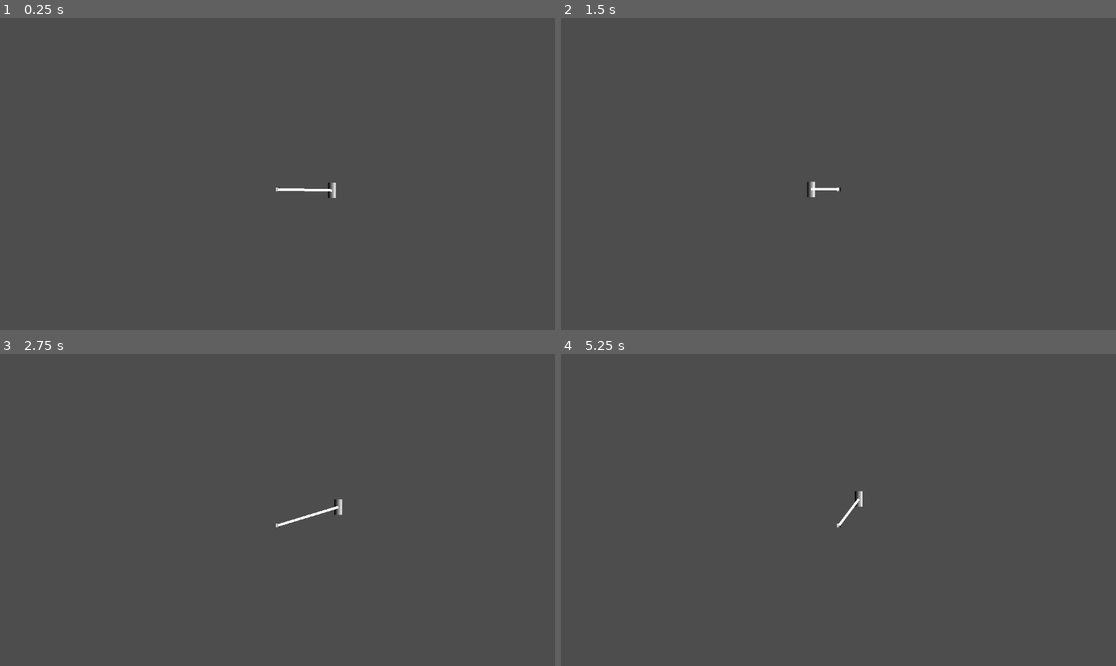
Above: before the commit, frames 1-4 (two rows, left to right).
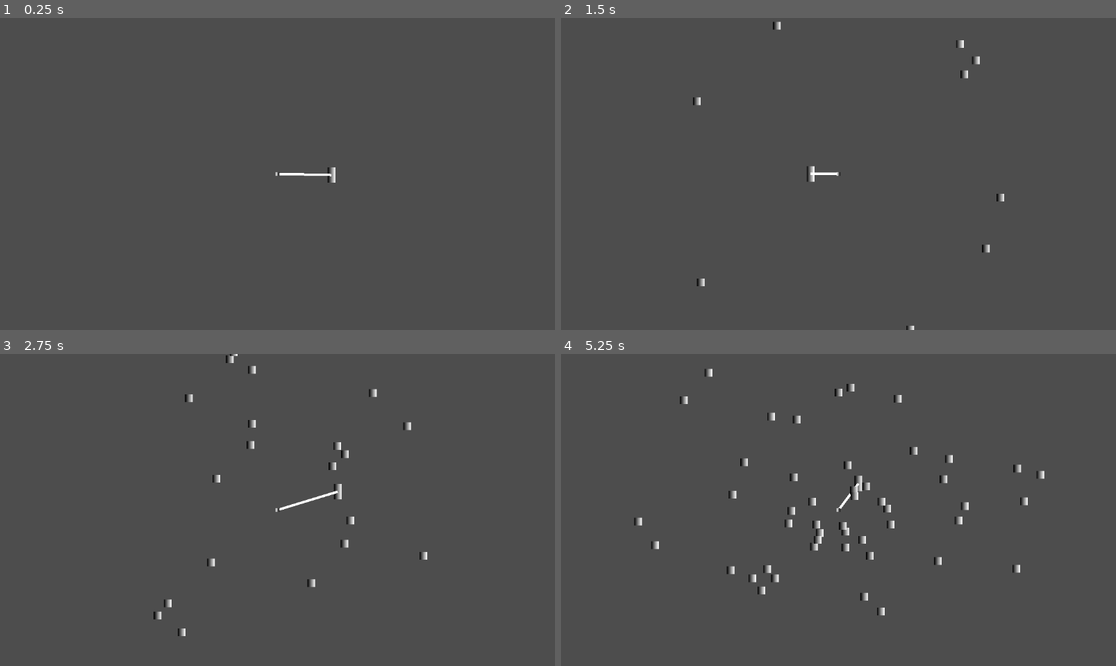
Above: after the commit, the same moments.

Repository: Blulow/majorjam
Game: Godot game, scene res://scenes/game.tscn
Two runs of this game, one before a commit and one after it. Both use one fixed random seed, a clock stepped at 60 frames per second and the inputs below.
Inputs:
- Up to frame 1 (0.25 s): no input
- Up to frame 2 (1.5 s): hold Up (up) 0.53-1.28 s; hold Right (right) from 0.53 s (still down); tap Shift (dash) at 0.6 s; tap Up (up) at 1.35 s
- Up to frame 3 (2.75 s): tap Up (up) at 1.52, 1.82 s; tap Shift (dash) at 1.55, 2.1 s; release Right (right) at 2.03 s; hold Left (left) from 2.03 s (still down); hold Up (up) from 2.03 s (still down)
- Up to frame 4 (5.25 s): release Left (left) at 2.78 s; release Up (up) at 2.78 s; hold Right (right) 2.78-4.28 s; tap Shift (dash) at 2.85, 4.35, 5.1 s; tap Up (up) at 3.02, 3.32, 4.52, 4.82 s; hold Up (up) 3.53-4.28 s; hold Left (left) 4.28-5.03 s; hold Right (right) from 5.03 s (still down); hold Up (up) from 5.03 s (still down)

The runs differ from the first frame. In frame 1, 0.3% of the frame differs, in the area x 49-61%, y 47-58%; in frame 2, 0.5%; in frame 3, 0.9%; in frame 4, 1.6%, in the area x 13-88%, y 4-84%.

Commit message:
add: enemy spawning

Diff:
--- /dev/null
+++ b/assets/resources/spawn_patterns/radial_spawn_pattern.tres
@@ -0,0 +1,6 @@
+[gd_resource type="Resource" script_class="SpawnPattern" format=3 uid="uid://bsh5qbb7ftn8g"]
+
+[ext_resource type="Script" uid="uid://bexeratng4b6f" path="res://scripts/spawners/spawn_patterns/radial_spawn_pattern.gd" id="1_g2r28"]
+
+[resource]
+script = ExtResource("1_g2r28")
--- /dev/null
+++ b/assets/resources/spawn_patterns/spawn_pattern.tres
@@ -0,0 +1,6 @@
+[gd_resource type="Resource" script_class="SpawnPattern" format=3 uid="uid://jxwy2y5o4r4g"]
+
+[ext_resource type="Script" uid="uid://cgd0ohg6xvpa" path="res://scripts/spawners/spawn_patterns/spawn_pattern.gd" id="1_ft1l5"]
+
+[resource]
+script = ExtResource("1_ft1l5")
--- a/scenes/components/grappler.tscn
+++ /dev/null
@@ -1,31 +0,0 @@
-[gd_scene format=3 uid="uid://3od4126jdilf"]
-
-[sub_resource type="GDScript" id="GDScript_rd77l"]
-script/source = "extends Node2D
-
-@export var body: Node2D
-@export var rope: Node2D
-
-func _process(delta: float) -> void:
-	if Input.is_action_just_pressed(\"shoot\"):
-		grapple()
-
-func grapple() -> void:
-	rope.get_node(\"RopeAttach\").set_rope_attach(body, get_closest_anchor())
-
-func get_closest_anchor() -> Node2D:
-	var anchors: Array[Node] = get_tree().get_nodes_in_group(\"anchors\")
-	var closest: Node2D
-
-	for a: Node2D in anchors:
-		if closest == null:
-			closest = a
-		else:
-			if a.position.distance_to(body.position) < closest.position.distance_to(body.position):
-				closest = a
-
-	return closest
-"
-
-[node name="Grappler" type="Node2D" unique_id=590189042]
-script = SubResource("GDScript_rd77l")
--- /dev/null
+++ b/scenes/components/movement/fly_towards_movement.tscn
@@ -0,0 +1,6 @@
+[gd_scene format=3 uid="uid://1aobupq5yn68"]
+
+[ext_resource type="Script" uid="uid://d11girlnvfb8u" path="res://scripts/movement/fly_towards_movement.gd" id="1_0offj"]
+
+[node name="FlyTowardsMovement" type="Node2D" unique_id=117864476]
+script = ExtResource("1_0offj")
--- /dev/null
+++ b/scenes/enemy.tscn
@@ -0,0 +1,41 @@
+[gd_scene format=3 uid="uid://bbsra1ldpwet7"]
+
+[ext_resource type="Script" uid="uid://cct6jxwkm20m" path="res://scripts/enemy.gd" id="1_4ra3w"]
+[ext_resource type="PackedScene" uid="uid://6p35ilxarqkx" path="res://scenes/components/movement/body_controller.tscn" id="1_7p1mj"]
+[ext_resource type="PackedScene" uid="uid://1aobupq5yn68" path="res://scenes/components/movement/fly_towards_movement.tscn" id="3_5uy6h"]
+[ext_resource type="Script" uid="uid://c4aawg2sg0yr4" path="res://scripts/free_on_exit.gd" id="4_5uy6h"]
+
+[sub_resource type="Gradient" id="Gradient_g2els"]
+
+[sub_resource type="GradientTexture2D" id="GradientTexture2D_8tegq"]
+gradient = SubResource("Gradient_g2els")
+width = 32
+height = 32
+
+[sub_resource type="RectangleShape2D" id="RectangleShape2D_7p1mj"]
+size = Vector2(32, 32)
+
+[node name="Enemy" type="CharacterBody2D" unique_id=1084182467]
+collision_layer = 0
+collision_mask = 0
+script = ExtResource("1_4ra3w")
+
+[node name="Sprite2D" type="Sprite2D" parent="." unique_id=1129537266]
+texture = SubResource("GradientTexture2D_8tegq")
+
+[node name="CollisionShape2D" type="CollisionShape2D" parent="." unique_id=1088048531]
+shape = SubResource("RectangleShape2D_7p1mj")
+
+[node name="BodyController" parent="." unique_id=22720870 node_paths=PackedStringArray("body") instance=ExtResource("1_7p1mj")]
+body = NodePath("..")
+gravity_on = false
+
+[node name="FlyTowardsMovement" parent="." unique_id=117864476 node_paths=PackedStringArray("body", "body_controller") instance=ExtResource("3_5uy6h")]
+body = NodePath("..")
+body_controller = NodePath("../BodyController")
+
+[node name="VisibleOnScreenNotifier2D" type="VisibleOnScreenNotifier2D" parent="." unique_id=2053085264]
+rect = Rect2(-23, -23, 46, 46)
+script = ExtResource("4_5uy6h")
+
+[connection signal="screen_exited" from="VisibleOnScreenNotifier2D" to="VisibleOnScreenNotifier2D" method="_on_screen_exited"]
--- a/scenes/game.tscn
+++ b/scenes/game.tscn
@@ -1,34 +1,51 @@
 [gd_scene format=3 uid="uid://bxuaaxvxuv5cv"]
 
-[ext_resource type="PackedScene" uid="uid://bqqj4v0fa56nd" path="res://scenes/components/rope_dash_movement.tscn" id="2_lbhrr"]
+[ext_resource type="PackedScene" uid="uid://bqqj4v0fa56nd" path="res://scenes/components/movement/rope_dash_movement.tscn" id="2_lbhrr"]
 [ext_resource type="PackedScene" uid="uid://d0qsxl5ra6nui" path="res://scenes/player.tscn" id="2_yqjtg"]
 [ext_resource type="PackedScene" uid="uid://bgmor4w06xkc5" path="res://scenes/anchor.tscn" id="3_lnu2h"]
-[ext_resource type="PackedScene" uid="uid://6p35ilxarqkx" path="res://scenes/components/body_controller.tscn" id="3_p57ef"]
+[ext_resource type="PackedScene" uid="uid://6p35ilxarqkx" path="res://scenes/components/movement/body_controller.tscn" id="3_p57ef"]
 [ext_resource type="PackedScene" uid="uid://bv44pj8q4xpe3" path="res://scenes/rope.tscn" id="4_lbhrr"]
-[ext_resource type="PackedScene" uid="uid://drnmq1qbgf1m6" path="res://scenes/components/controlled_movement.tscn" id="4_u5sy4"]
+[ext_resource type="PackedScene" uid="uid://drnmq1qbgf1m6" path="res://scenes/components/movement/controlled_movement.tscn" id="4_u5sy4"]
+[ext_resource type="PackedScene" uid="uid://bx112x7jc0xs2" path="res://scenes/spawners/enemy_spawner.tscn" id="7_gee14"]
+[ext_resource type="PackedScene" uid="uid://bbsra1ldpwet7" path="res://scenes/enemy.tscn" id="7_u5sy4"]
+[ext_resource type="PackedScene" uid="uid://10n5bnnir862" path="res://scenes/spawners/spawn_patterns/radial_spawn_pattern.tscn" id="8_gee14"]
 
 [node name="Game" type="Node2D" unique_id=1213886240]
 
 [node name="Camera2D" type="Camera2D" parent="." unique_id=3078971]
-position = Vector2(-2, -64)
 zoom = Vector2(0.5, 0.5)
 
-[node name="Player" parent="." unique_id=477849407 instance=ExtResource("2_yqjtg")]
+[node name="Arena" type="Node2D" parent="." unique_id=1321402845]
+
+[node name="Player" parent="Arena" unique_id=477849407 instance=ExtResource("2_yqjtg")]
 position = Vector2(570, -71)
 
-[node name="RopeDashMovement" parent="Player" unique_id=1115222186 node_paths=PackedStringArray("rope", "body_controller") instance=ExtResource("2_lbhrr")]
+[node name="RopeDashMovement" parent="Arena/Player" unique_id=1115222186 node_paths=PackedStringArray("rope", "body_controller") instance=ExtResource("2_lbhrr")]
 rope = NodePath("../../Rope")
 body_controller = NodePath("../BodyController")
 
-[node name="BodyController" parent="Player" unique_id=22720870 node_paths=PackedStringArray("body") instance=ExtResource("3_p57ef")]
+[node name="BodyController" parent="Arena/Player" unique_id=22720870 node_paths=PackedStringArray("body") instance=ExtResource("3_p57ef")]
 body = NodePath("..")
 
-[node name="ControlledMovement" parent="Player" unique_id=935498531 node_paths=PackedStringArray("body", "body_controller") instance=ExtResource("4_u5sy4")]
+[node name="ControlledMovement" parent="Arena/Player" unique_id=935498531 node_paths=PackedStringArray("body", "body_controller") instance=ExtResource("4_u5sy4")]
 body = NodePath("..")
 body_controller = NodePath("../BodyController")
 
-[node name="Anchor" parent="." unique_id=2015515689 instance=ExtResource("3_lnu2h")]
-
-[node name="Rope" parent="." unique_id=1075735704 node_paths=PackedStringArray("obj1", "obj2") instance=ExtResource("4_lbhrr")]
+[node name="Rope" parent="Arena" unique_id=1075735704 node_paths=PackedStringArray("obj1", "obj2") instance=ExtResource("4_lbhrr")]
 obj1 = NodePath("../Player")
 obj2 = NodePath("../Anchor")
+
+[node name="Anchor" parent="Arena" unique_id=2015515689 instance=ExtResource("3_lnu2h")]
+
+[node name="EnemySpawner" parent="." unique_id=1446661225 node_paths=PackedStringArray("pattern", "enemy_target", "arena") instance=ExtResource("7_gee14")]
+pattern = NodePath("RadialSpawnPattern")
+interval = 1.0
+count = 10
+enemy_scene = ExtResource("7_u5sy4")
+enemy_target = NodePath("../Arena/Anchor")
+arena = NodePath("../Arena")
+
+[node name="RadialSpawnPattern" parent="EnemySpawner" unique_id=688648492 node_paths=PackedStringArray("origin") instance=ExtResource("8_gee14")]
+origin = NodePath("../../Arena/Anchor")
+min_radius = 800.0
+max_radius = 900.0
--- a/scenes/rope.tscn
+++ b/scenes/rope.tscn
@@ -1,9 +1,9 @@
 [gd_scene format=3 uid="uid://bv44pj8q4xpe3"]
 
 [ext_resource type="Script" uid="uid://3q8pe12eka62" path="res://scripts/rope/rope.gd" id="1_icxtj"]
-[ext_resource type="PackedScene" uid="uid://ccvjkjhj41m7v" path="res://scenes/components/rope_spring.tscn" id="2_ghbyf"]
+[ext_resource type="PackedScene" uid="uid://ccvjkjhj41m7v" path="res://scenes/components/rope/rope_spring.tscn" id="2_ghbyf"]
 [ext_resource type="Script" uid="uid://x2vg5dawig73" path="res://scripts/rope/rope_line.gd" id="3_vlfmi"]
-[ext_resource type="PackedScene" uid="uid://cddmklcnwb7mx" path="res://scenes/components/rope_reel.tscn" id="4_l37dg"]
+[ext_resource type="PackedScene" uid="uid://cddmklcnwb7mx" path="res://scenes/components/rope/rope_reel.tscn" id="4_l37dg"]
 
 [node name="Rope" type="Node2D" unique_id=557276012]
 script = ExtResource("1_icxtj")
--- /dev/null
+++ b/scenes/spawners/enemy_spawner.tscn
@@ -0,0 +1,6 @@
+[gd_scene format=3 uid="uid://bx112x7jc0xs2"]
+
+[ext_resource type="Script" uid="uid://bbhkl8bcb884o" path="res://scripts/spawners/enemy_spawner.gd" id="1_kbb3g"]
+
+[node name="EnemySpawner" type="Node2D" unique_id=1446661225]
+script = ExtResource("1_kbb3g")
--- /dev/null
+++ b/scenes/spawners/spawn_patterns/radial_spawn_pattern.tscn
@@ -0,0 +1,6 @@
+[gd_scene format=3 uid="uid://10n5bnnir862"]
+
+[ext_resource type="Script" uid="uid://bexeratng4b6f" path="res://scripts/spawners/spawn_patterns/radial_spawn_pattern.gd" id="1_xksj2"]
+
+[node name="RadialSpawnPattern" type="Node2D" unique_id=688648492]
+script = ExtResource("1_xksj2")
--- /dev/null
+++ b/scenes/spawners/spawn_patterns/spawn_pattern.tscn
@@ -0,0 +1,6 @@
+[gd_scene format=3 uid="uid://c7vocahift6li"]
+
+[ext_resource type="Script" uid="uid://cgd0ohg6xvpa" path="res://scripts/spawners/spawn_patterns/spawn_pattern.gd" id="1_b11sn"]
+
+[node name="SpawnPattern" type="Node2D" unique_id=688648492]
+script = ExtResource("1_b11sn")
--- /dev/null
+++ b/scripts/enemy.gd
@@ -0,0 +1,4 @@
+extends CharacterBody2D
+class_name Enemy
+
+@export var target: Node2D
--- /dev/null
+++ b/scripts/free_on_exit.gd
@@ -0,0 +1,4 @@
+extends VisibleOnScreenNotifier2D
+
+func _on_screen_exited() -> void:
+	queue_free()
--- a/scripts/movement/body_controller.gd
+++ b/scripts/movement/body_controller.gd
@@ -2,6 +2,7 @@
 class_name BodyController
 
 @export var body: CharacterBody2D
+@export var gravity_on: bool = true
 
 const GRAVITY = 980.0
 
@@ -9,7 +10,7 @@
 var external_vel: Vector2
 
 func _physics_process(delta: float) -> void:
-	if not body.is_on_floor():
+	if not body.is_on_floor() and gravity_on:
 		external_vel.y += GRAVITY * delta
 
 	body.velocity = internal_vel + external_vel
--- a/scripts/movement/controlled_movement.gd
+++ b/scripts/movement/controlled_movement.gd
@@ -4,8 +4,8 @@
 @export var body: CharacterBody2D
 @export var body_controller: BodyController
 
-const SPEED = 300.0
-const JUMP_VELOCITY = -400.0
+@export var SPEED = 300.0
+@export var JUMP_VELOCITY = -400.0
 
 var speed: float = SPEED
 
--- /dev/null
+++ b/scripts/movement/fly_towards_movement.gd
@@ -0,0 +1,18 @@
+extends Node2D
+class_name FlyTowardsMovement
+
+@export var body: Enemy
+@export var body_controller: BodyController
+
+@export var SPEED = 300.0
+
+var speed: float = SPEED
+var dir: Vector2
+var target: Node2D
+
+func _ready() -> void:
+	target = body.target
+	dir = body.global_position.direction_to(target.global_position)
+
+func _physics_process(delta: float) -> void:
+	body_controller.internal_vel = dir * speed
--- /dev/null
+++ b/scripts/spawners/enemy_spawner.gd
@@ -0,0 +1,23 @@
+extends Node2D
+class_name EnemySpawner
+
+@export var pattern: SpawnPattern
+@export var interval: float = 3.0
+@export var count: int = 30
+@export var enemy_scene: PackedScene
+@export var enemy_target: Node2D
+@export var arena: Node2D
+
+var timer: float = 0.0
+
+func _process(delta: float) -> void:
+	if timer < interval:
+		timer += delta
+	else:
+		var points: Array[Vector2] = pattern.get_spawn_positions(count)
+		for i in points:
+			var enemy: Enemy = enemy_scene.instantiate()
+			enemy.target = enemy_target
+			enemy.global_position = i
+			arena.add_child(enemy)
+			timer = 0.0
--- /dev/null
+++ b/scripts/spawners/spawn_patterns/radial_spawn_pattern.gd
@@ -0,0 +1,13 @@
+extends SpawnPattern
+class_name RadialSpawnPattern
+
+@export var origin: Node2D
+@export var min_radius: float = 100.0
+@export var max_radius: float = 200.0
+
+func get_spawn_positions(count: int = 1, context: Dictionary = {}) -> Array[Vector2]:
+	var points: Array[Vector2] = []
+	for i in count:
+		var point: Vector2 = origin.position + Vector2.from_angle(randf_range(0, TAU)) * randf_range(min_radius, max_radius)
+		points.append(point)
+	return points
--- /dev/null
+++ b/scripts/spawners/spawn_patterns/spawn_pattern.gd
@@ -0,0 +1,5 @@
+extends Node2D
+class_name SpawnPattern
+
+func get_spawn_positions(count: int = 1, context: Dictionary = {}) -> Array[Vector2]:
+	return []
Renamed: scenes/components/body_controller.tscn -> scenes/components/movement/body_controller.tscn
Renamed: scenes/components/controlled_movement.tscn -> scenes/components/movement/controlled_movement.tscn
Renamed: scenes/components/dash_movement.tscn -> scenes/components/movement/dash_movement.tscn
Renamed: scenes/components/rope_dash_movement.tscn -> scenes/components/movement/rope_dash_movement.tscn
Renamed: scenes/components/rope_reel.tscn -> scenes/components/rope/rope_reel.tscn
Renamed: scenes/components/rope_spring.tscn -> scenes/components/rope/rope_spring.tscn
Not shown, added: scripts/enemy.gd.uid
Not shown, added: scripts/free_on_exit.gd.uid
Not shown, added: scripts/movement/fly_towards_movement.gd.uid
Not shown, added: scripts/spawners/enemy_spawner.gd.uid
Not shown, added: scripts/spawners/spawn_patterns/radial_spawn_pattern.gd.uid
Not shown, added: scripts/spawners/spawn_patterns/spawn_pattern.gd.uid
